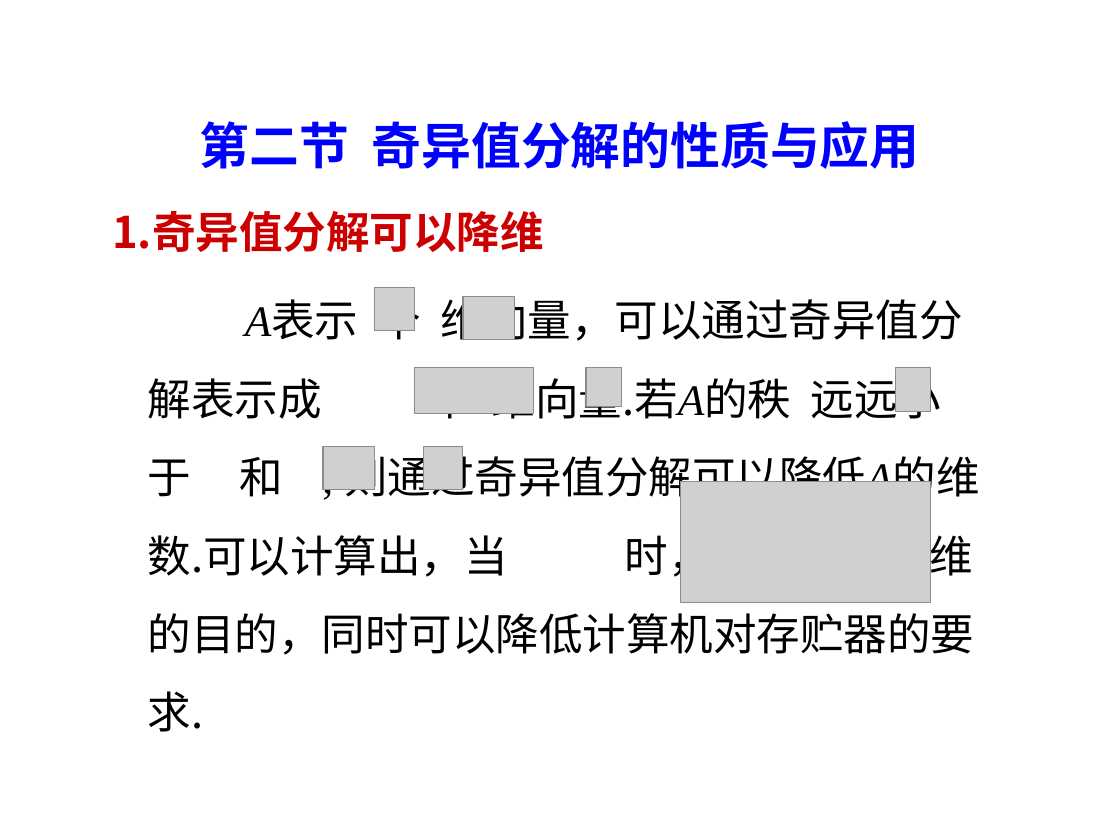
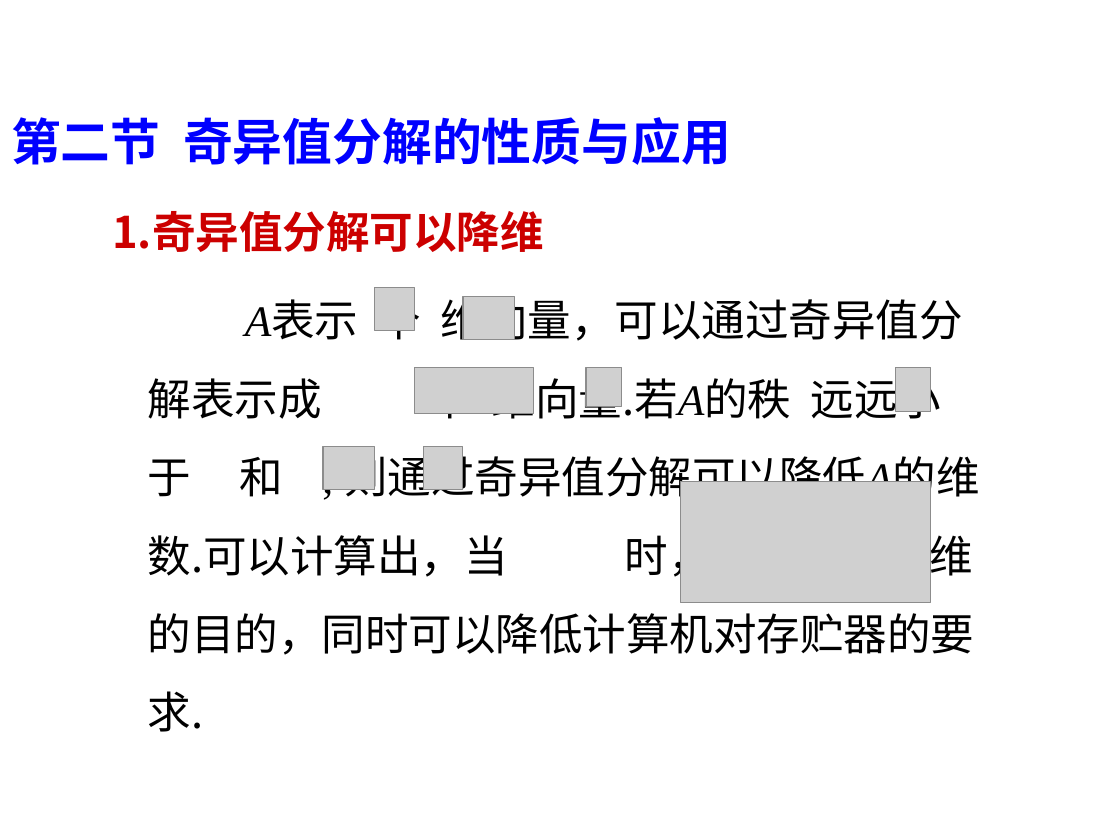
Before and after one commit to wykxwyc/wykxwyc.github.io, a slide deck: slide 20 of files/奇异值分解及应用.ppt. Drawn at 1120x840 pixels with LibreOffice and Linux fonts; fonts in the diff are those of the drawing; grey boxes stand for pictures; background and template pictures are left out. Boxes give left, top, right and bottom in pixels: in the first picture for what was removed or moved away, otherwise in the second. Text is boxed around its words. In the diff, an @@ line names an element or a change of style, - is before the commit and + after.

```diff
--- a/files/奇异值分解及应用.ppt
+++ b/files/奇异值分解及应用.ppt
@@ title "第二节 奇异值分解的性质与应用": place and size @@
-title "第二节 奇异值分解的性质与应用" at [200, 121, 920, 169]
+title "第二节 奇异值分解的性质与应用" at [11, 117, 731, 165]
@@ title "第二节 奇异值分解的性质与应用" at [11, 117, 731, 165]: alignment centre to left; line spacing 1 to 0.9 @@
```
Also in this commit, not shown: 16 other slides changed, 3 other files.
